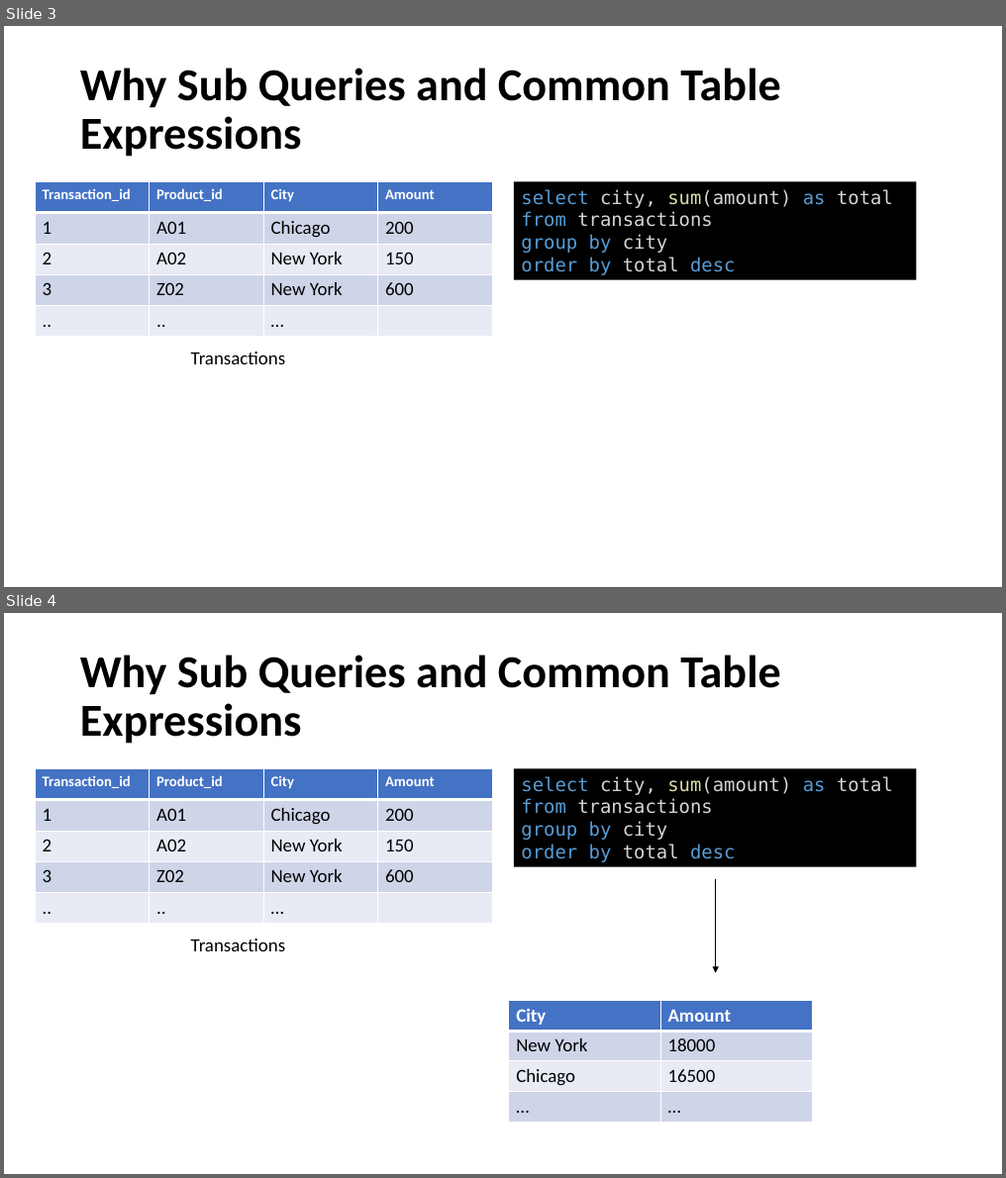
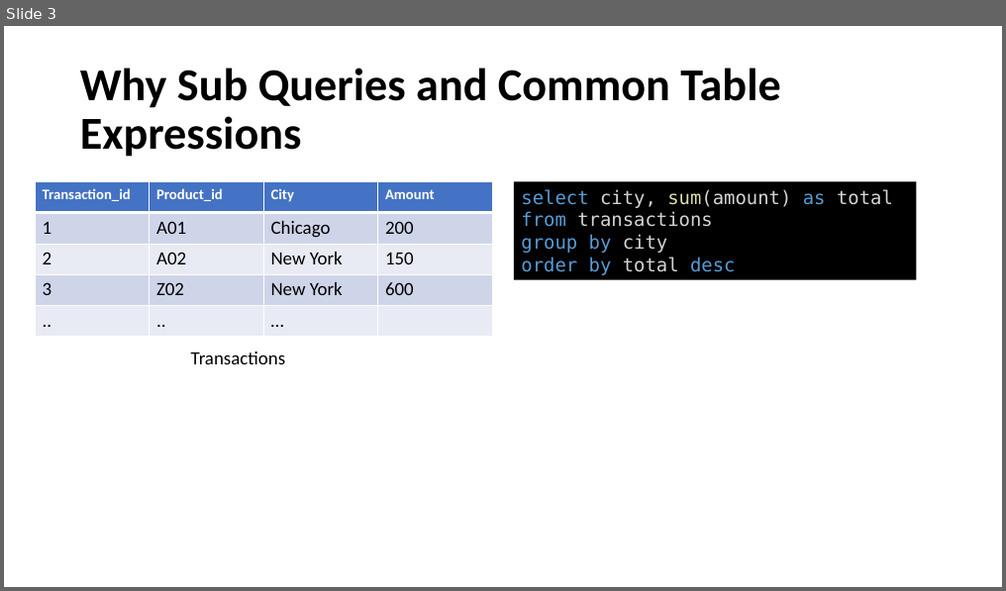
Before and after one commit to Gunnvant/sql_for_datascience, a slide deck: decks/Module5/Eplainer Video 4.pptx. Shown one above the other, each under a label of ours: slides 3 and 4 before the commit, slide 3 after it. The pictures are 1006x1178 and 1006x591 pixels, drawn with LibreOffice and Linux fonts; fonts in the diff are those of the drawing. Boxes give left, top, right and bottom in pixels: in the first picture for what was removed or moved away, otherwise in the second. Text is boxed around its words. In the diff, an @@ line names an element or a change of style, - is before the commit and + after.

```diff
--- a/decks/Module5/Eplainer Video 4.pptx
+++ b/decks/Module5/Eplainer Video 4.pptx
@@ slide 4 removed at (4,613,1002,1174), background #FFFFFF @@
@@ title removed at (80,655,780,744) @@
-Why Sub Queries and Common Table Expressions
@@ table removed at (35,768,493,924), 5 rows, 4 columns @@
-Transaction_id | Product_id | City | Amount
-1 | A01 | Chicago | 200
-2 | A02 | New York | 150
-3 | Z02 | New York | 600
-.. | .. | … | 
@@ rectangle removed at (514,768,917,866) @@
-select city, sum(amount) as total
-from transactions
-group by city
-order by total desc
@@ arrow removed from (716, 879) to (716, 973) @@
@@ text removed at (191,939,285,952) @@
-Transactions
@@ table removed at (509,1001,813,1122), 4 rows, 2 columns @@
-City | Amount
-New York | 18000
-Chicago | 16500
-… | …
```
Also in this commit, not shown: 1 slide changed, 1 other slide removed, 10 other files.
